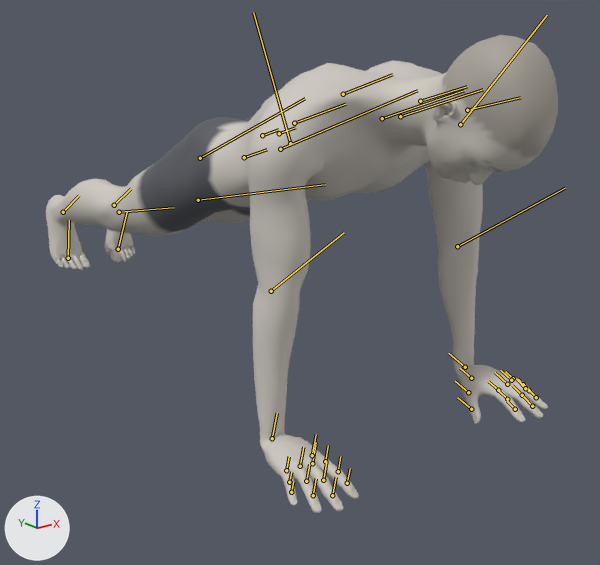
The glTF model exports/plyo-push-up.glb: old version first, new version second.
The view is the same before and after, from a 50 mm lens placed at (-1.093, -1.606, 0.761), pointed at (0.097, -0.119, 0.166). The lights are fixed; the arrows at lower left show +X, +Y and +Z. The older version comes first. Both versions are drawn at frame 0 of the action 'plyo-push-up'; the numbers are the values there. The bones that change, and the others that lie on the model, are drawn over the model as lines.
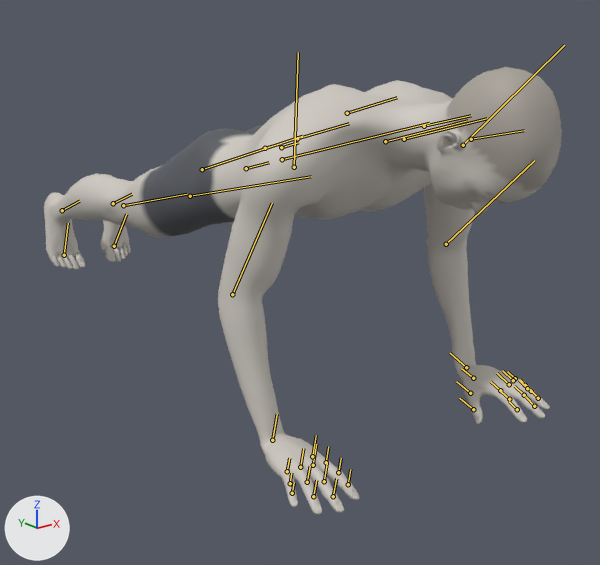
The edits, one by one:
Bone 'pelvis' (bone_pelvis) moves from (0.032, -0.513, 0.0) to (0.038, -0.538, 0.0).
Bone 'pelvis' (bone_pelvis) turns from (0, 0, -72) to (0, 0, -74) degrees about its own x, y and z.
Bone 'upperarm_l' (bone_upperarm_l) turns from (-27, -22, 63) to (-19, -16, 45) degrees about its own x, y and z.
Bone 'lowerarm_l' (bone_lowerarm_l) turns from (1, 14, -39) to (11, -8, -12) degrees about its own x, y and z.
Bone 'hand_l' (bone_hand_l) turns from (77, -25, 38) to (78, -15, 24) degrees about its own x, y and z.
Bone 'upperarm_r' (bone_upperarm_r) turns from (27, 22, 63) to (19, 16, 45) degrees about its own x, y and z.
Bone 'lowerarm_r' (bone_lowerarm_r) turns from (-1, -14, -39) to (-11, 8, -12) degrees about its own x, y and z.
Bone 'hand_r' (bone_hand_r) turns from (-77, 25, 38) to (-78, 15, 24) degrees about its own x, y and z.
Bone 'thigh_l' (bone_thigh_l) turns from (-4, 4, 3) to (-7, 4, 0) degrees about its own x, y and z.
Bone 'calf_l' (bone_calf_l) turns from (-7, 1, -9) to (-2, 0, -2) degrees about its own x, y and z.
Bone 'foot_l' (bone_foot_l) turns from (9, -9, 17) to (8, -7, 7) degrees about its own x, y and z.
Bone 'thigh_r' (bone_thigh_r) turns from (4, -4, 3) to (7, -4, 0) degrees about its own x, y and z.
Bone 'calf_r' (bone_calf_r) turns from (7, -1, -9) to (2, 0, -2) degrees about its own x, y and z.
Bone 'foot_r' (bone_foot_r) turns from (-9, 9, 17) to (-8, 7, 7) degrees about its own x, y and z.

What differs and where, as boxes (x1, y1, x2, y2) in the pictures (600 x 565 px):
'Mesh_0', posed (6% shorter): before (46, 35, 558, 513); after (44, 67, 562, 514)
bone 'pelvis', root to tip: before (244, 157) to (267, 149); after (246, 168) to (269, 162)
bone 'upperarm_l', root to tip: before (460, 124) to (547, 15); after (463, 145) to (564, 45)
bone 'lowerarm_l', root to tip: before (457, 246) to (565, 188); after (446, 244) to (534, 160)
bone 'hand_l', root to tip: before (465, 367) to (448, 353); after (466, 367) to (450, 353)
bone 'upperarm_r', root to tip: before (290, 143) to (253, 12); after (294, 167) to (298, 52)
bone 'lowerarm_r', root to tip: before (271, 291) to (344, 232); after (232, 294) to (272, 203)
bone 'hand_r', root to tip: before (272, 438) to (277, 413); after (272, 440) to (277, 414)
bone 'thigh_l', root to tip: before (280, 149) to (417, 90); after (282, 159) to (429, 123)
bone 'calf_l', root to tip: before (198, 200) to (325, 184); after (190, 196) to (311, 176)
bone 'foot_l', root to tip: before (114, 205) to (131, 188); after (113, 203) to (132, 194)
bone 'thigh_r', root to tip: before (200, 158) to (305, 98); after (202, 169) to (302, 136)
bone 'calf_r', root to tip: before (119, 212) to (174, 207); after (123, 205) to (187, 194)
bone 'foot_r', root to tip: before (63, 212) to (79, 195); after (62, 210) to (79, 201)
